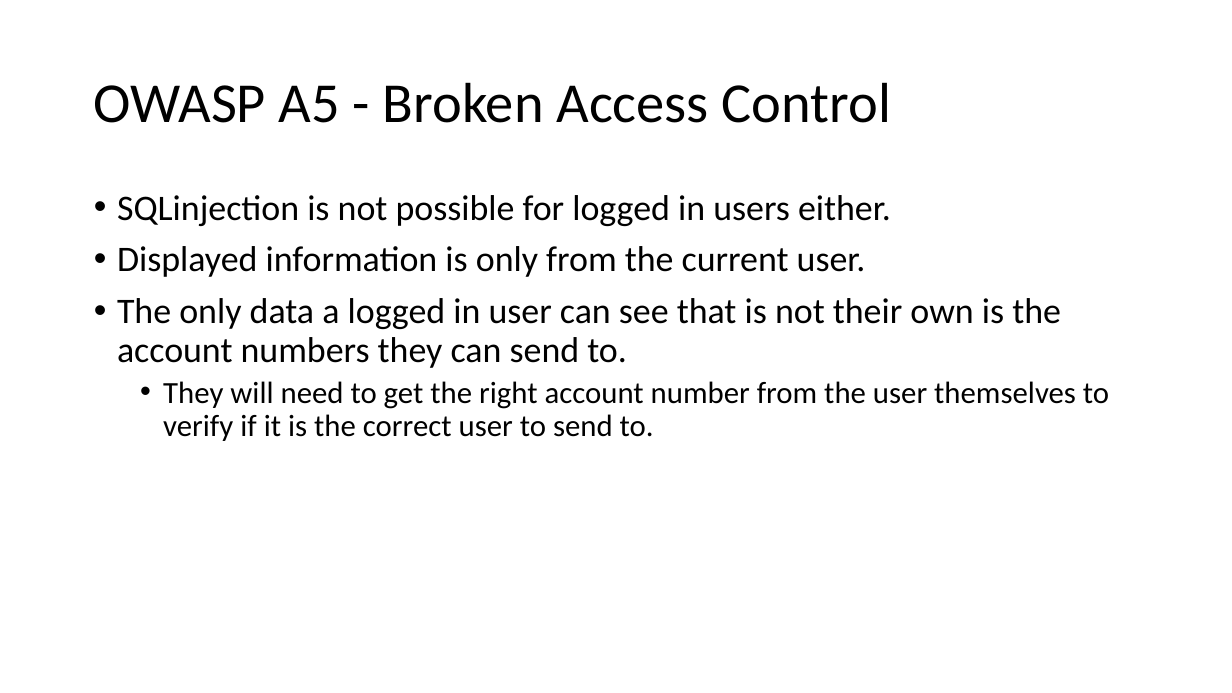
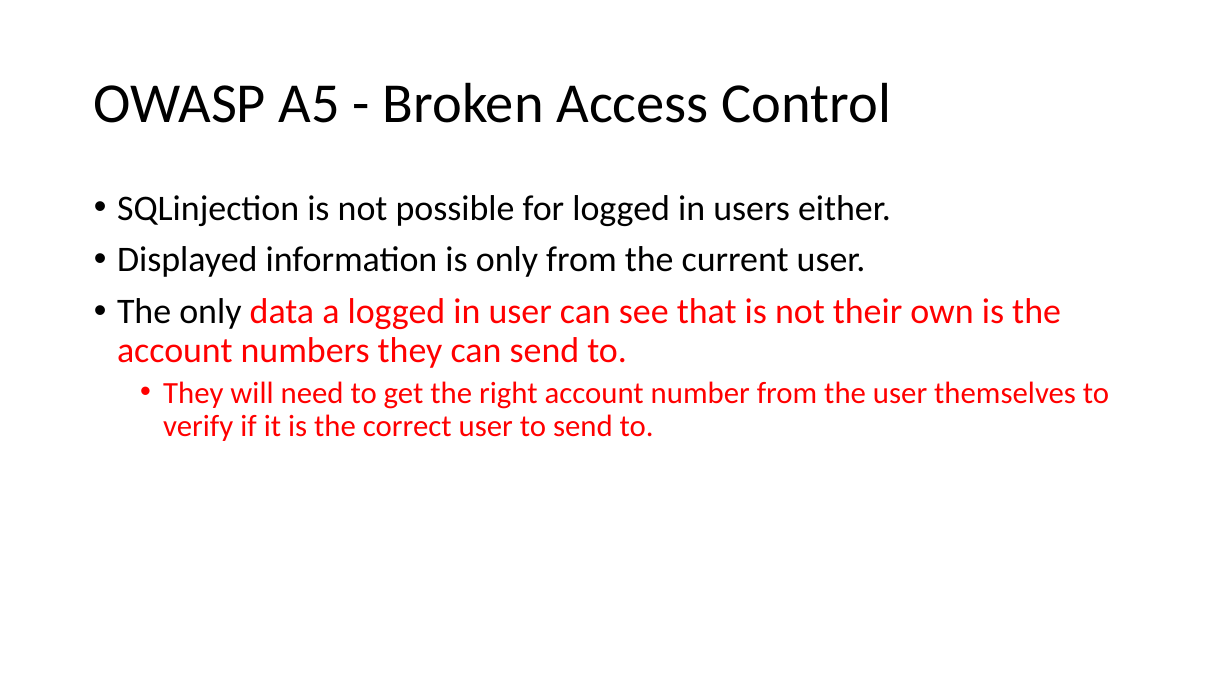
Before and after one commit to jkunnas58/dat250_netbank_fall_2020, a slide deck: slide 15 of Project_report_group_9.pptx. Drawn at 1232x693 pixels with LibreOffice and Linux fonts; fonts in the diff are those of the drawing. Boxes give left, top, right and bottom in pixels: in the first picture for what was removed or moved away, otherwise in the second. Text is boxed around its words. In the diff, an @@ line names an element or a change of style, - is before the commit and + after.

```diff
--- a/Project_report_group_9.pptx
+++ b/Project_report_group_9.pptx
@@ text at (117, 298, 1109, 441): text colour #000000 to #FF0000 in "data a logged in user can see ...", "They will need to get the right ..." @@
```
Also in this commit, not shown: 7 other slides changed.
